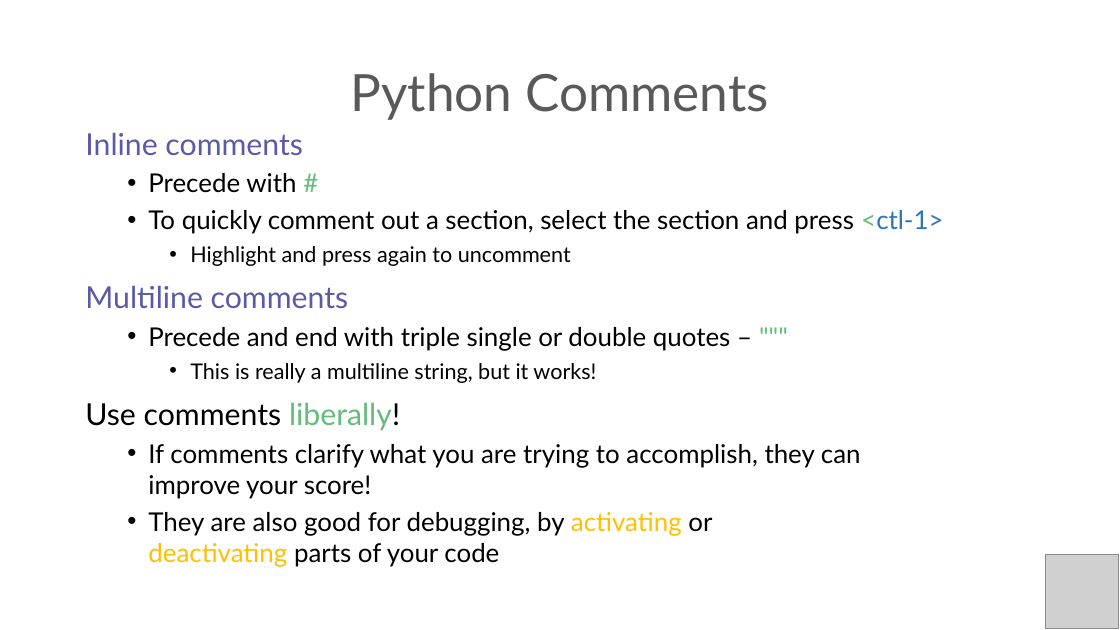
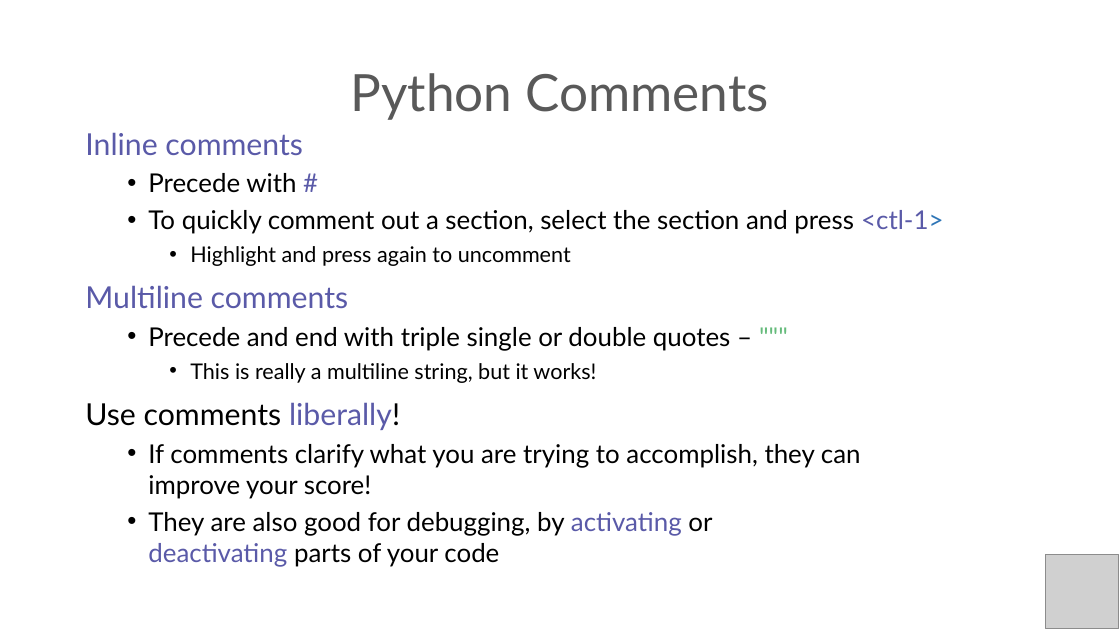
Before and after one commit to PracticumAI/python, a slide deck: slide 20 of presentations/02_variables.pptx. Drawn at 1120x630 pixels with LibreOffice and Linux fonts; fonts in the diff are those of the drawing; grey boxes stand for pictures. Boxes give left, top, right and bottom in pixels: in the first picture for what was removed or moved away, otherwise in the second. Text is boxed around its words. In the diff, an @@ line names an element or a change of style, - is before the commit and + after.

Commit message:
Applied updated color palette to 02_variables.pptx.

```diff
--- a/presentations/02_variables.pptx
+++ b/presentations/02_variables.pptx
@@ text at (x1=85, y1=173, x2=943, y2=567): text colour #65BB7B to #5A5AA8 in "#", "<ctl-1>", "liberally!"; text colour #2E75B6 to #5A5AA8 in "<ctl-1>"; text colour #FFC000 to #5A5AA8 in "activating deactivating" @@
```
Also in this commit, not shown: 8 other slides changed.
